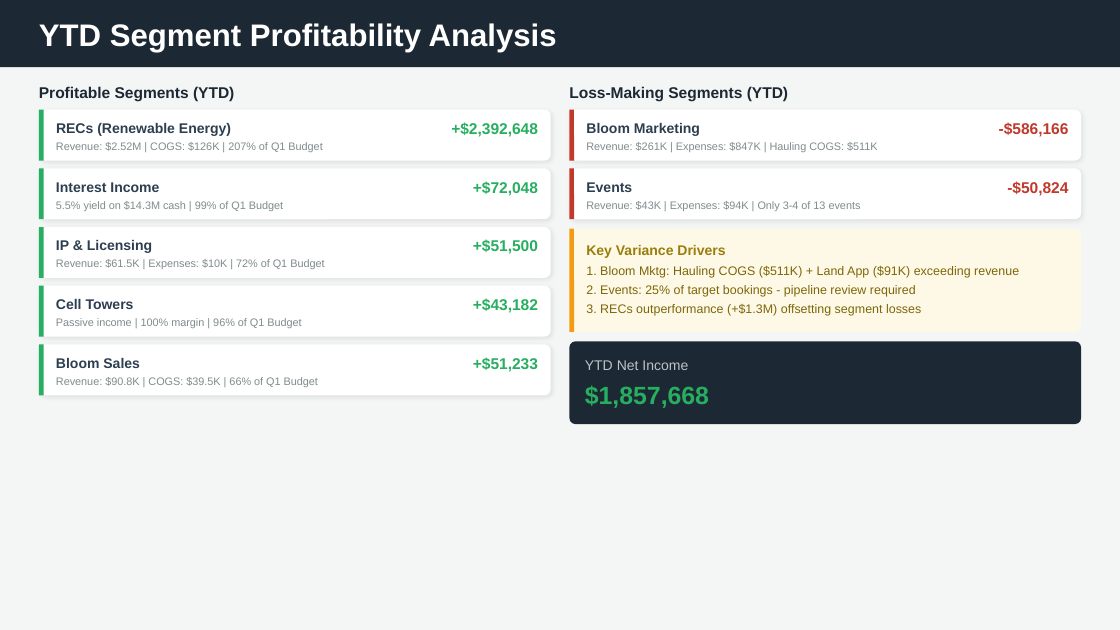
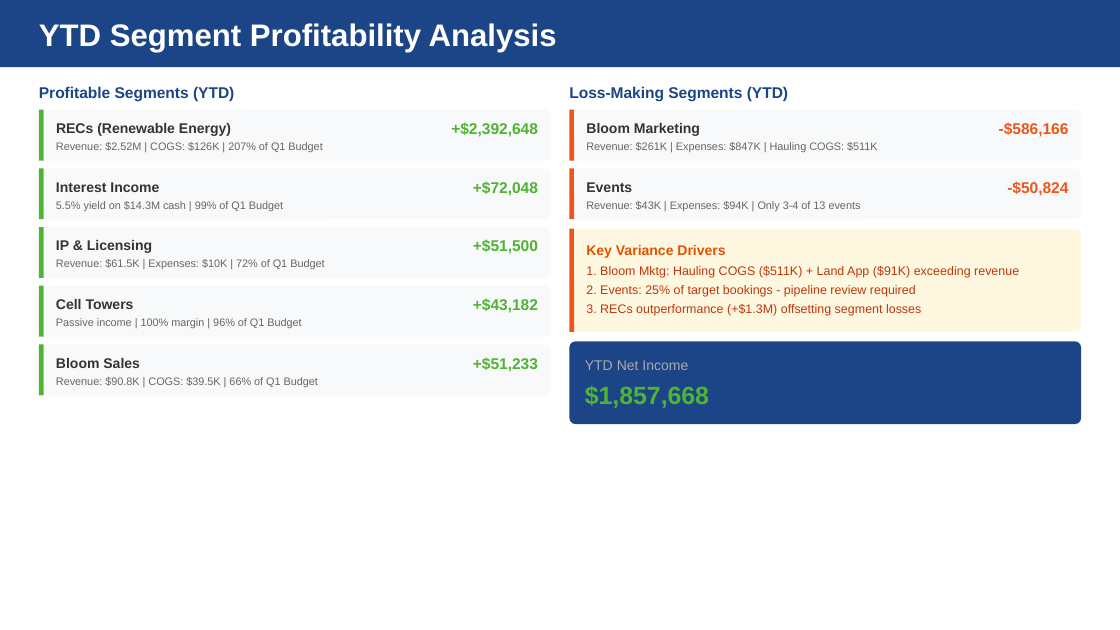
Before and after one commit to lovesha-hqoevents/BOARDUPDATE, a slide deck: slide 4 of Documents/SDO - Workspace/FY26_Q2_Board_Presentation.pptx. Drawn at 1120x630 pixels with LibreOffice and Linux fonts; fonts in the diff are those of the drawing. Boxes give left, top, right and bottom in pixels: in the first picture for what was removed or moved away, otherwise in the second. Text is boxed around its words. In the diff, an @@ line names an element or a change of style, - is before the commit and + after.

```diff
--- a/Documents/SDO - Workspace/FY26_Q2_Board_Presentation.pptx
+++ b/Documents/SDO - Workspace/FY26_Q2_Board_Presentation.pptx
@@ background #F4F6F6 to #FFFFFF @@
@@ rectangle at <box>0,0,1120,67</box>: fill #1C2833 to #1C4587 @@
@@ text "Profitable Segments (YTD)" at <box>39,86,234,101</box>: text colour #1C2833 to #1C4587 @@
@@ text "Loss-Making Segments (YTD)" at <box>569,86,788,101</box>: text colour #1C2833 to #1C4587 @@
@@ line (41, 110) - (41, 160): stroke #27AE60 3 pt to #50B432 3 pt @@
@@ line (571, 110) - (571, 160): stroke #C0392B 3 pt to #ED561B 3 pt @@
@@ text "-$586,166" at <box>999,122,1069,137</box>: text colour #C0392B to #ED561B @@
@@ line (41, 168) - (41, 220): stroke #27AE60 3 pt to #50B432 3 pt @@
@@ line (571, 168) - (571, 220): stroke #C0392B 3 pt to #ED561B 3 pt @@
@@ text colour #2C3E50 to #333333 in 7 elements at <box>56,123,231,136</box>, <box>56,182,159,192</box>, <box>56,240,152,253</box>, <box>56,299,134,309</box>, <box>56,358,140,368</box>, <box>586,123,700,136</box>, <box>586,182,632,192</box> @@
@@ text "-$50,824" at <box>1007,181,1068,196</box>: text colour #C0392B to #ED561B @@
@@ text colour #7F8C8D to #666666 in 7 elements at <box>56,142,322,152</box>, <box>56,201,283,211</box>, <box>56,259,324,269</box>, <box>56,318,301,328</box>, <box>56,377,318,387</box>, <box>586,142,878,152</box>, <box>586,201,861,211</box> @@
@@ line (41, 227) - (41, 278): stroke #27AE60 3 pt to #50B432 3 pt @@
@@ rounded rectangle at <box>569,228,1081,332</box>: fill #FEF9E7 to #FFF8E1 @@
@@ line (571, 228) - (571, 332): stroke #F39C12 3 pt to #ED561B 3 pt @@
@@ text "Key Variance Drivers" at <box>586,245,725,258</box>: text colour #9A7D0A to #E65100 @@
@@ line (41, 286) - (41, 337): stroke #27AE60 3 pt to #50B432 3 pt @@
@@ text colour #7D6608 to #BF360C in 3 elements at <box>586,266,1019,278</box>, <box>586,285,916,297</box>, <box>586,304,921,316</box> @@
@@ fill #FFFFFF to #F8F9FA; shadow off in 7 elements at <box>569,110,1081,160</box>, <box>569,168,1081,218</box>, <box>39,110,551,160</box>, <box>39,168,551,218</box>, <box>39,227,551,278</box>, <box>39,286,551,336</box>, <box>39,345,551,395</box> @@
@@ line (41, 345) - (41, 395): stroke #27AE60 3 pt to #50B432 3 pt @@
@@ rounded rectangle at <box>569,342,1081,424</box>: fill #1C2833 to #1C4587 @@
@@ text "YTD Net Income" at <box>585,360,688,370</box>: text colour #BDC3C7 to #AAAAAA @@
@@ text colour #27AE60 to #50B432 in 6 elements at <box>451,122,538,137</box>, <box>473,181,538,196</box>, <box>473,239,538,254</box>, <box>473,298,538,313</box>, <box>473,357,538,372</box>, <box>585,385,709,408</box> @@
```
Also in this commit, not shown: 6 other slides changed, 8 other files.
